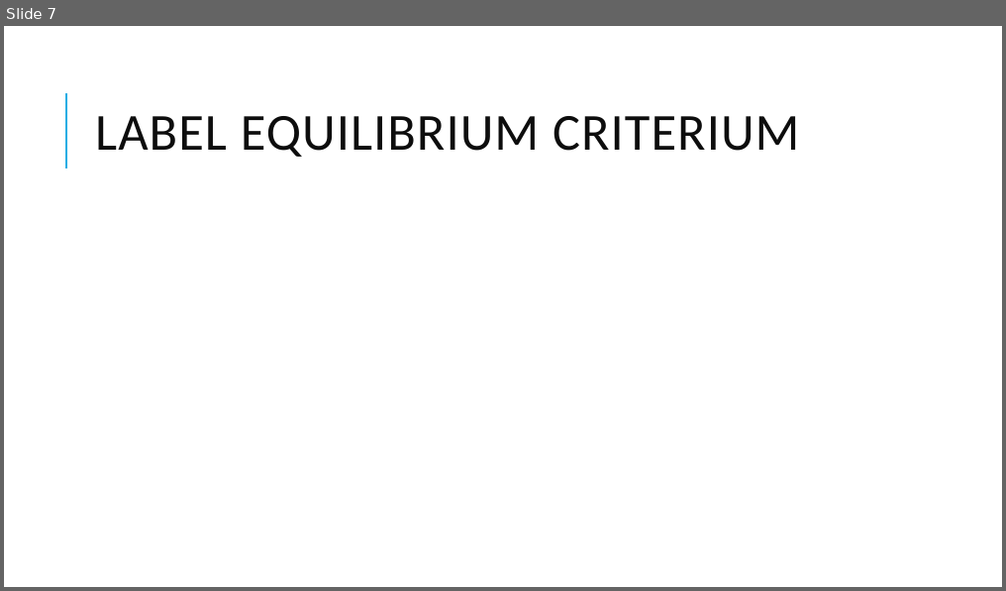
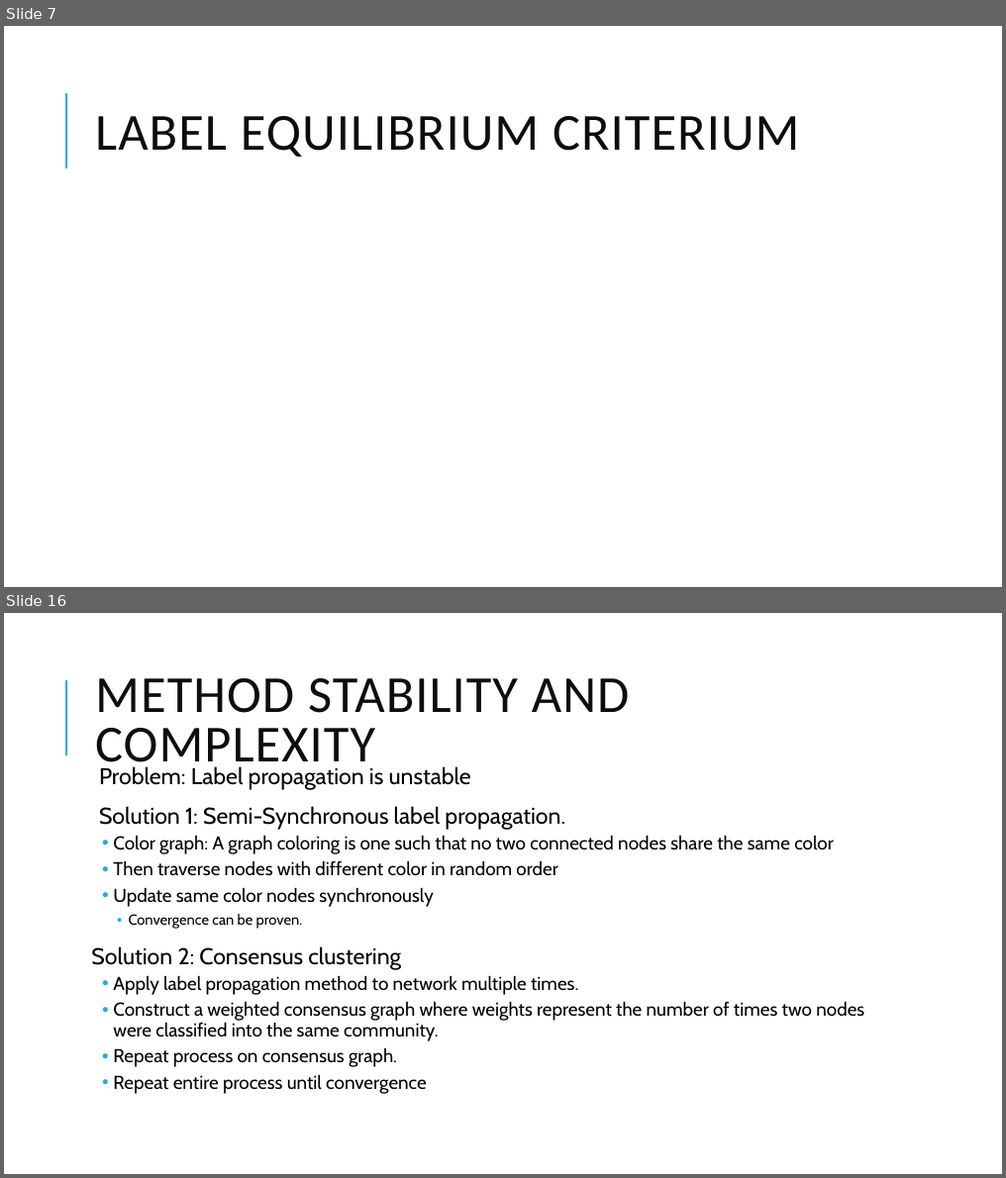
Before and after one commit to ThePolarizationOfInformationOnTheWeb/Resources, a slide deck: LabelPropagationSlides.pptx. Shown one above the other, each under a label of ours: slide 7 before the commit, slides 7 and 16 after it; the slides between them are not shown. The pictures are 1006x591 and 1006x1178 pixels, drawn with LibreOffice and Linux fonts; fonts in the diff are those of the drawing; grey boxes stand for pictures. Boxes give left, top, right and bottom in pixels: in the first picture for what was removed or moved away, otherwise in the second. Text is boxed around its words. In the diff, an @@ line names an element or a change of style, - is before the commit and + after.

Commit message:
LabelPropagation Slides and smal CSoI Progress Report Edit

```diff
--- a/LabelPropagationSlides.pptx
+++ b/LabelPropagationSlides.pptx
@@ slide 16 added at (x1=4, y1=613, x2=1002, y2=1174), background #FFFFFF; not listed: 1 template element that a slide beside it also shows @@
@@ title added at (x1=95, y1=678, x2=630, y2=774), 50 pt, text #0D0D0D @@
+METHOD STABILITY AND COMPLEXITY
@@ text added at (x1=91, y1=766, x2=864, y2=1094), 18 pt, text #000000 @@
+  Problem: Label propagation is unstable
+  Solution 1: Semi-Synchronous label propagation.
+  • Color graph: A graph coloring is one such that no two connected nodes share the same color
+  • Then traverse nodes with different color in random order
+  • Update same color nodes synchronously
+    • Convergence can be proven.
+Solution 2: Consensus clustering
+  • Apply label propagation method to network multiple times.
+  • Construct a weighted consensus graph where weights represent the number of times two nodes were classified into the same community.
+  • Repeat process on consensus graph.
+  • Repeat entire process until convergence
```
Also in this commit, not shown: 9 other slides added, 2 other files.
